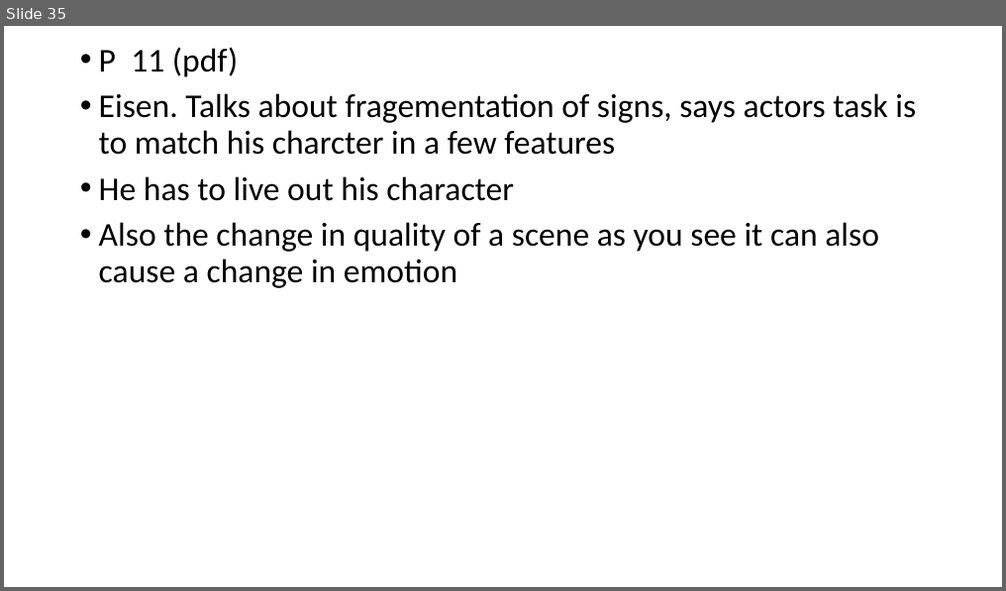
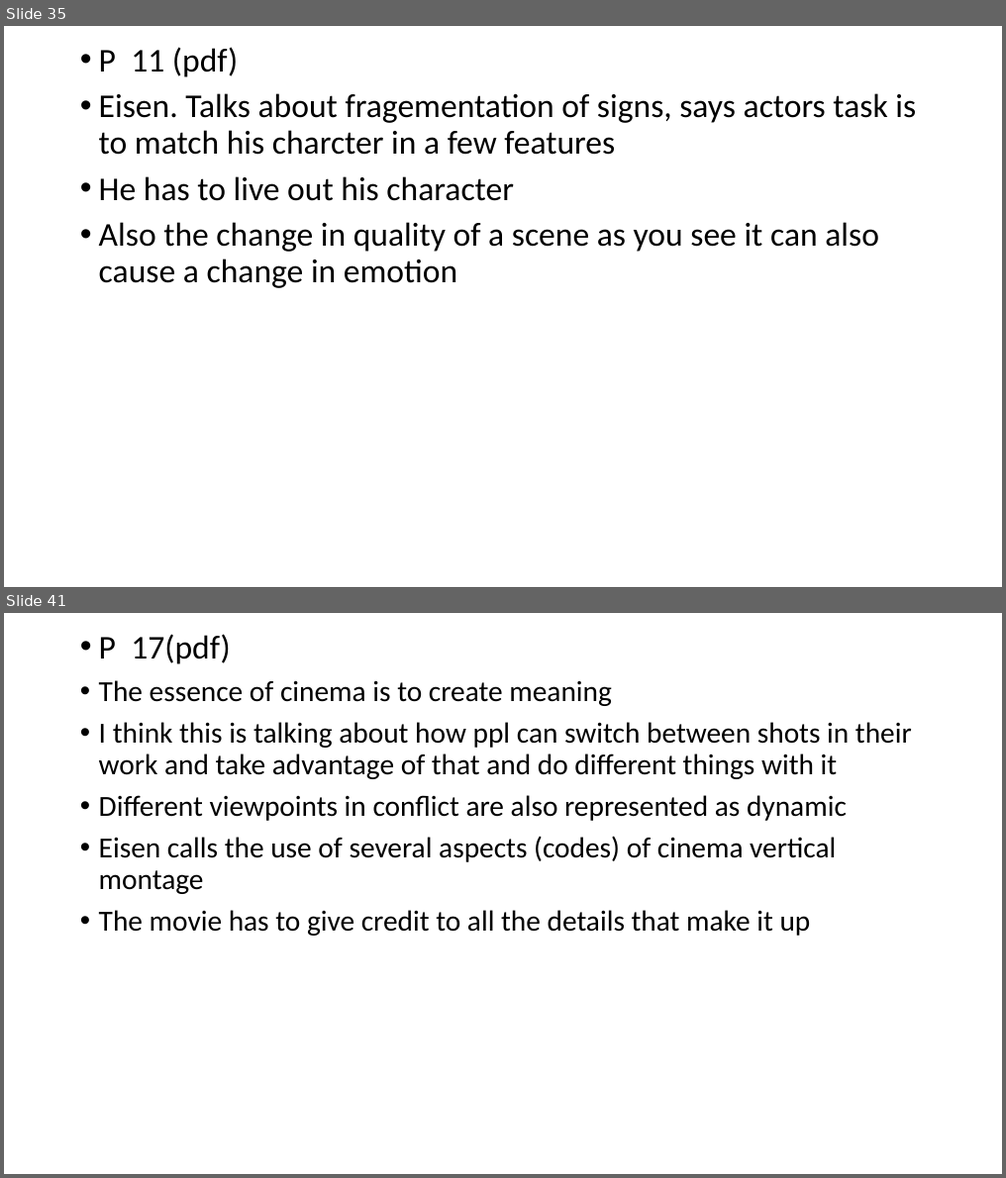
Before and after one commit to MichaelOdumosu57/Spring_2017, a slide deck: Spring 2017 Semester/Music or Arts/ARUS HW/6 ARUS HW/ARUS HW#6 notes.pptx. Shown one above the other, each under a label of ours: slide 35 before the commit, slides 35 and 41 after it; the slides between them are not shown. The pictures are 1006x591 and 1006x1178 pixels, drawn with LibreOffice and Linux fonts; fonts in the diff are those of the drawing. Boxes give left, top, right and bottom in pixels: in the first picture for what was removed or moved away, otherwise in the second. Text is boxed around its words. In the diff, an @@ line names an element or a change of style, - is before the commit and + after.

```diff
--- a/Spring 2017 Semester/Music or Arts/ARUS HW/6 ARUS HW/ARUS HW#6 notes.pptx
+++ b/Spring 2017 Semester/Music or Arts/ARUS HW/6 ARUS HW/ARUS HW#6 notes.pptx
@@ slide 41 added at (4,613,1002,1174), background #FFFFFF @@
@@ text added at (99,634,912,936), 28 pt, text #000000 @@
+• P 17(pdf)
+• The essence of cinema is to create meaning
+• I think this is talking about how ppl can switch between shots in their work and take advantage of that and do different things with it
+• Different viewpoints in conflict are also represented as dynamic
+• Eisen calls the use of several aspects (codes) of cinema vertical montage
+• The movie has to give credit to all the details that make it up
```
Also in this commit, not shown: 2 slides changed, 18 other slides added, 17 other files.
